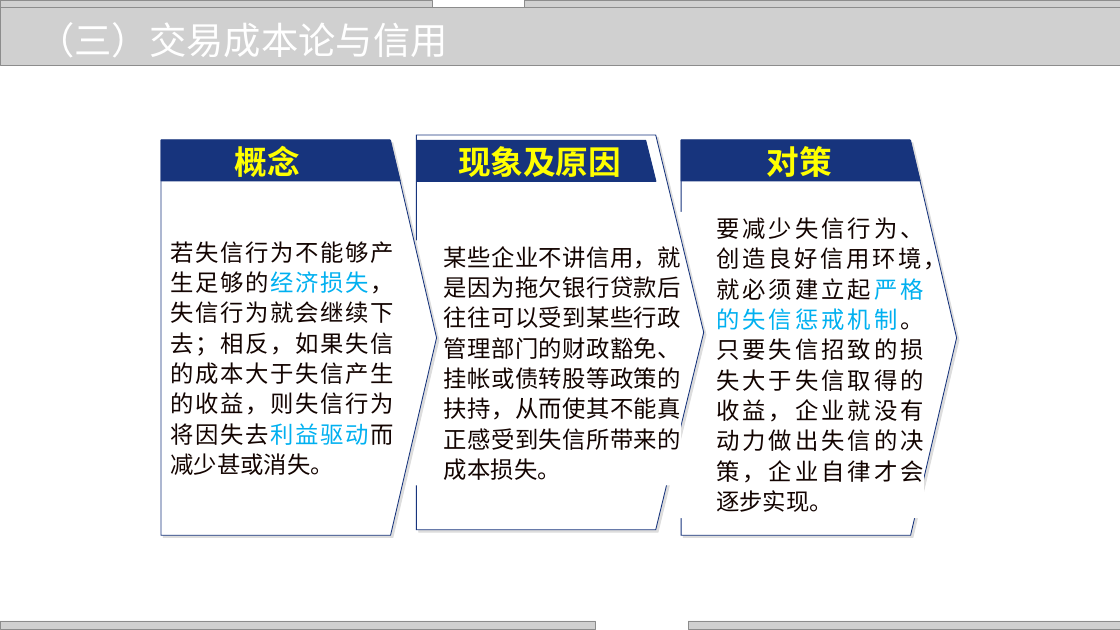
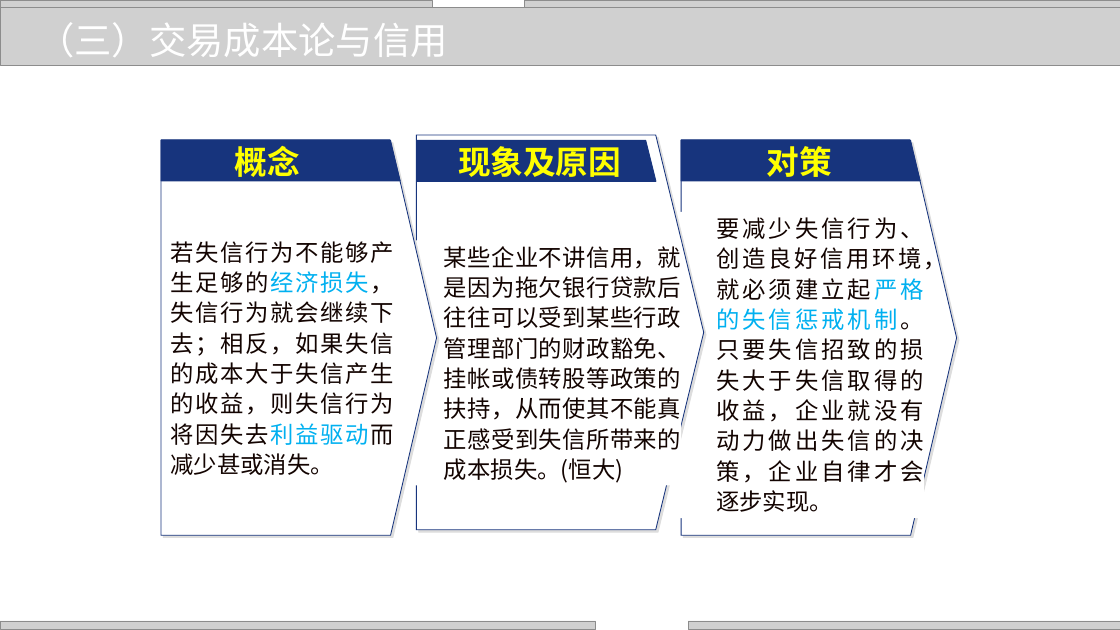
Before and after one commit to zhangjianzhang/internet_credit, a slide deck: slide 12 of files/slides/lecture_2.pptx. Drawn at 1120x630 pixels with LibreOffice and Linux fonts; fonts in the diff are those of the drawing; grey boxes stand for pictures; background and template pictures are left out. Boxes give left, top, right and bottom in pixels: in the first picture for what was removed or moved away, otherwise in the second. Text is boxed around its words. In the diff, an @@ line names an element or a change of style, - is before the commit and + after.

```diff
--- a/files/slides/lecture_2.pptx
+++ b/files/slides/lecture_2.pptx
@@ text at (x1=444, y1=246, x2=681, y2=483): text changed @@
-  某些企业不讲信用，就是因为拖欠银行贷款后往往可以受到某些行政管理部门的财政豁免、挂帐或债转股等政策的扶持，从而使其不能真正感受到失信所带来的成本损失。
+  某些企业不讲信用，就是因为拖欠银行贷款后往往可以受到某些行政管理部门的财政豁免、挂帐或债转股等政策的扶持，从而使其不能真正感受到失信所带来的成本损失。(恒大)
```
Also in this commit, not shown: 5 other slides changed, 9 other files.
